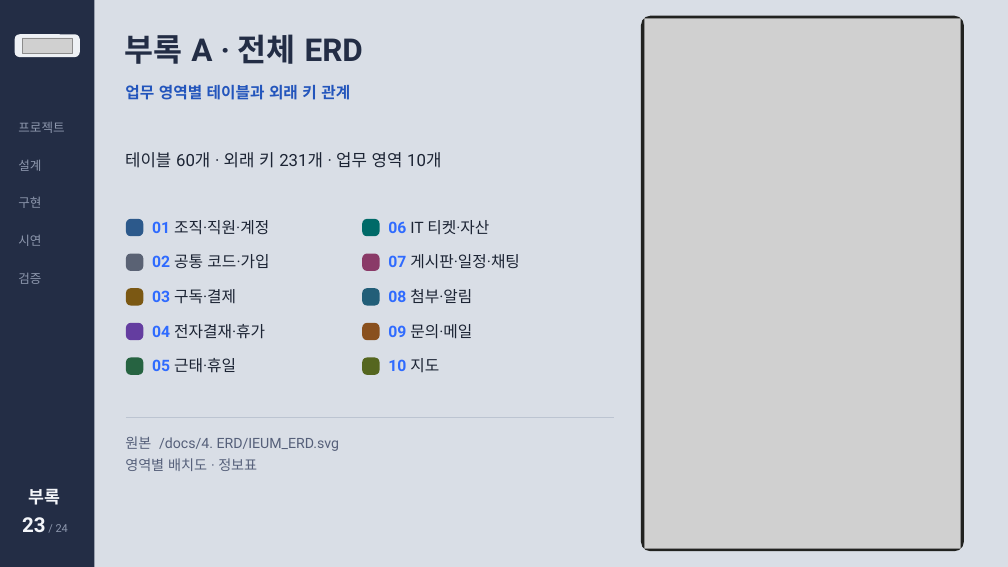
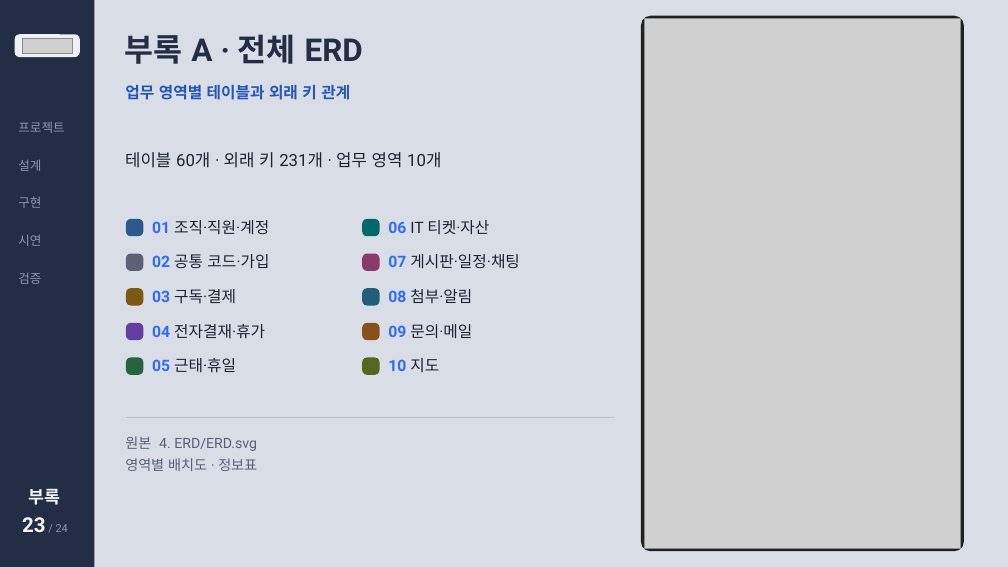
Before and after one commit to fds213/Spring_Project_1, a slide deck: slide 29 of docs/9. 발표자료 및 시연영상/발표자료/이음_발표자료.pptx. Drawn at 1008x567 pixels with LibreOffice and Linux fonts; fonts in the diff are those of the drawing; grey boxes stand for pictures. Boxes give left, top, right and bottom in pixels: in the first picture for what was removed or moved away, otherwise in the second. Text is boxed around its words. In the diff, an @@ line names an element or a change of style, - is before the commit and + after.

Commit message:
[docs] 고친 제출 산출물과 DB 스크립트 반영

```diff
--- a/docs/9. 발표자료 및 시연영상/발표자료/이음_발표자료.pptx
+++ b/docs/9. 발표자료 및 시연영상/발표자료/이음_발표자료.pptx
@@ text at [125,436,257,451]: text changed @@
-원본 /docs/4. ERD/IEUM_ERD.svg
+원본 4. ERD/ERD.svg
```
Also in this commit, not shown: 2 other slides changed, 48 other files.
